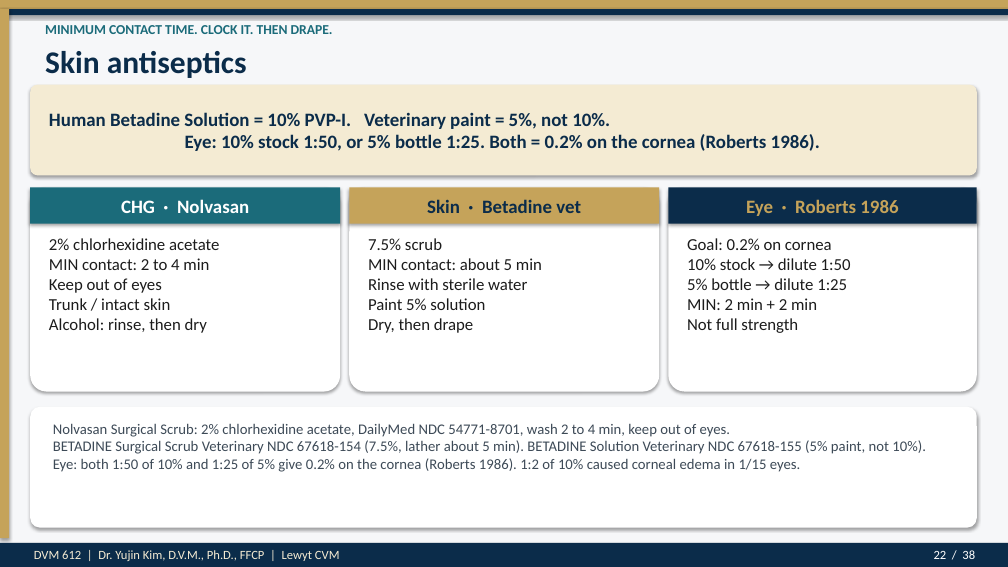
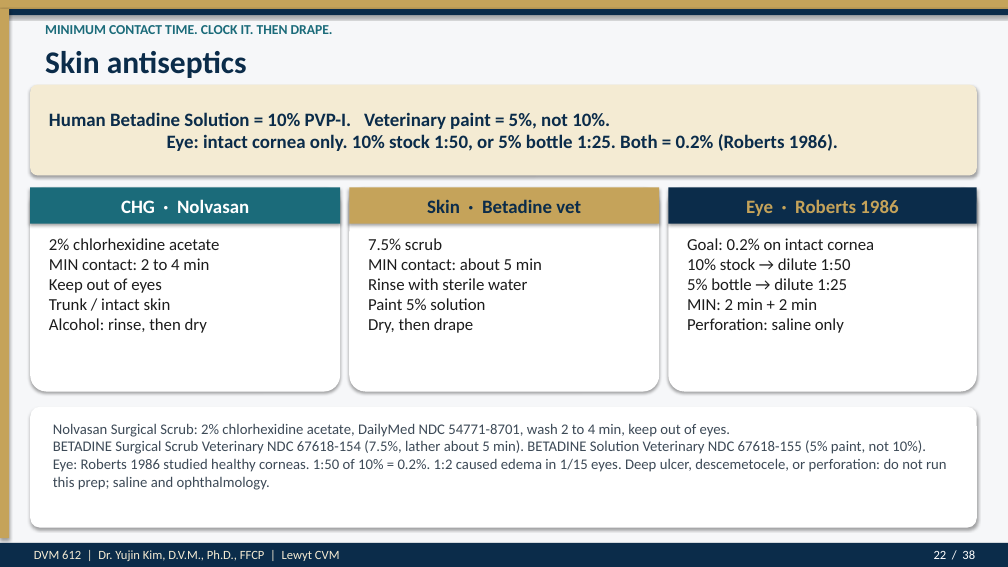
Before and after one commit to drkimvet/happycare, a slide deck: slide 22 of lectures/DVM-612_Week4_Preop_PatientPrep_Postop.pptx. Drawn at 1008x567 pixels with LibreOffice and Linux fonts; fonts in the diff are those of the drawing. Boxes give left, top, right and bottom in pixels: in the first picture for what was removed or moved away, otherwise in the second. Text is boxed around its words. In the diff, an @@ line names an element or a change of style, - is before the commit and + after.

```diff
--- a/lectures/DVM-612_Week4_Preop_PatientPrep_Postop.pptx
+++ b/lectures/DVM-612_Week4_Preop_PatientPrep_Postop.pptx
@@ text at (49, 112, 838, 151): text changed @@
-Human Betadine Solution = 10% PVP-I. Veterinary paint = 5%, not 10%.
-Eye: 10% stock 1:50, or 5% bottle 1:25. Both = 0.2% on the cornea (Roberts 1986).
+Human Betadine Solution = 10% PVP-I. Veterinary paint = 5%, not 10%.
+Eye: intact cornea only. 10% stock 1:50, or 5% bottle 1:25. Both = 0.2% (Roberts 1986).
@@ text at (687, 238, 874, 333): text changed @@
-Goal: 0.2% on cornea
-10% stock → dilute 1:50
-5% bottle → dilute 1:25
-MIN: 2 min + 2 min
-Not full strength
+Goal: 0.2% on intact cornea
+10% stock → dilute 1:50
+5% bottle → dilute 1:25
+MIN: 2 min + 2 min
+Perforation: saline only
@@ text at (53, 423, 947, 490): text changed @@
-Nolvasan Surgical Scrub: 2% chlorhexidine acetate, DailyMed NDC 54771-8701, wash 2 to 4 min, keep out of eyes.
-BETADINE Surgical Scrub Veterinary NDC 67618-154 (7.5%, lather about 5 min). BETADINE Solution Veterinary NDC 67618-155 (5% paint, not 10%).
-Eye: both 1:50 of 10% and 1:25 of 5% give 0.2% on the cornea (Roberts 1986). 1:2 of 10% caused corneal edema in 1/15 eyes.
+Nolvasan Surgical Scrub: 2% chlorhexidine acetate, DailyMed NDC 54771-8701, wash 2 to 4 min, keep out of eyes.
+BETADINE Surgical Scrub Veterinary NDC 67618-154 (7.5%, lather about 5 min). BETADINE Solution Veterinary NDC 67618-155 (5% paint, not 10%).
+Eye: Roberts 1986 studied healthy corneas. 1:50 of 10% = 0.2%. 1:2 caused edema in 1/15 eyes. Deep ulcer, descemetocele, or perforation: do not run this prep; saline and ophthalmology.
```
Also in this commit, not shown: 13 other slides changed, 7 other files.
